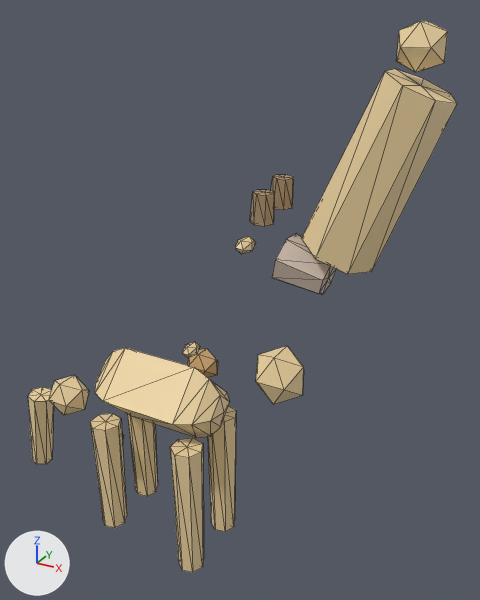
What one commit did to the glTF model public/studio/v2.15.0/d_giraffe/model.glb.
Camera for both pictures: a camera (50 mm lens) standing at (5.19, -6.97, 7.64) and looking at (1.04, 0.58, 3.87). Lighting does not change. The marker at lower left points along +X, +Y and +Z. The first picture is the older version. Mesh edges are drawn as thin lines. Where no turn or scale is listed for an object, it has been applied to the vertices.

Before the edit, the objects in view are built like this:
```python
ob_part1 = bpy.data.objects.new('part1', me_geometry_1)
ob_part1.location = (0.0, 0.0, 0.0)
ob_part11 = bpy.data.objects.new('part11', me_geometry_11)
ob_part11.location = (0.0, 0.0, 0.0)
ob_part12 = bpy.data.objects.new('part12', me_geometry_12)
ob_part12.location = (0.0, 0.0, 0.0)
ob_part14 = bpy.data.objects.new('part14', me_geometry_14)
ob_part14.location = (0.0, 0.0, 0.0)
ob_part2 = bpy.data.objects.new('part2', me_geometry_2)
ob_part2.location = (0.0, 0.0, 0.0)
ob_part4 = bpy.data.objects.new('part4', me_geometry_4)
ob_part4.location = (0.0, 0.0, 0.0)
ob_part5 = bpy.data.objects.new('part5', me_geometry_5)
ob_part5.location = (0.0, 0.0, 0.0)
ob_part7 = bpy.data.objects.new('part7', me_geometry_7)
ob_part7.location = (0.0, 0.0, 0.0)
ob_part9 = bpy.data.objects.new('part9', me_geometry_9)
ob_part9.location = (0.0, 0.0, 0.0)
# also in view: 'part8' at (1.77, -0.19, 5.5); 'part6' at (2.26, 0.0, 4.8); 'part13' at (-0.74, 0.44, 0.9); 'part15' at (-2.63, 0.0, 0.87); 'part0' at (0.0, 0.0, 2.35)
```
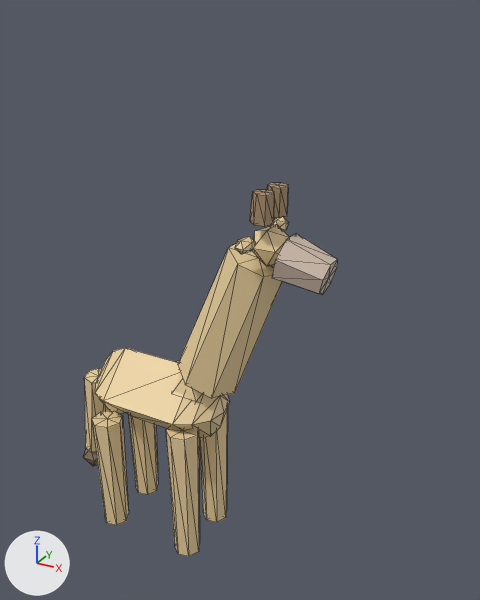
Location of each change, (x1, y1, x2, y2) in pixels of the pictures (480 x 600 px):
'part4', moved
    before: (301, 69, 457, 274)
    after: (178, 243, 282, 398)
'part12', moved
    before: (170, 438, 204, 572)
    after: (166, 426, 200, 556)
'part11', moved
    before: (207, 406, 236, 532)
    after: (199, 408, 228, 522)
'part14', moved
    before: (90, 413, 127, 528)
    after: (92, 411, 129, 525)
'part5', moved
    before: (396, 21, 448, 72)
    after: (253, 225, 289, 266)
'part15', moved
    before: (28, 387, 54, 464)
    after: (85, 368, 110, 452)
'part1', moved
    before: (256, 346, 304, 404)
    after: (174, 371, 206, 403)
'part2', moved (mostly hidden afterwards)
    before: (49, 375, 89, 415)
    after: (100, 399, 124, 414)
'part9', moved
    before: (182, 342, 200, 357)
    after: (271, 217, 289, 231)
'part16', moved (not visible before)
    after: (84, 448, 98, 466)

The change, as a list of edits to the scene's bpy script:
```text
Change me_geometry_1:
    remove me_geometry_1.from_pydata(...)  # 12 vertices, 20 faces; spans x 1.629..2.292, y -0.306..0.306, z 2.855..3.553
    add me_geometry_1.from_pydata(...)  # 12 vertices, 20 faces; spans x 0.288..0.952, y -0.306..0.306, z 2.271..2.969
    me_geometry_1 part 1: the whole mesh is moved by (-1.341, 0.0, -0.584)
Change me_geometry_2:
    remove me_geometry_2.from_pydata(...)  # 12 vertices, 20 faces; spans x -2.189..-1.576, y -0.281..0.281, z 1.449..2.044
    add me_geometry_2.from_pydata(...)  # 12 vertices, 20 faces; spans x -1.086..-0.474, y -0.281..0.281, z 1.802..2.398
    me_geometry_2 part 2: the whole mesh is moved by (1.102, 0.0, 0.353)
Change me_geometry_4:
    remove me_geometry_4.from_pydata(...)  # 16 vertices, 28 faces; spans x 2.27..3.79, y -0.45..0.45, z 4.87..7.06
    add me_geometry_4.from_pydata(...)  # 16 vertices, 28 faces; spans x 0.47..1.99, y -0.45..0.45, z 2.73..4.92
    me_geometry_4 part 3: the whole mesh is moved by (-1.8, 0.0, -2.15)
Change me_geometry_5:
    remove me_geometry_5.from_pydata(...)  # 12 vertices, 20 faces; spans x 3.145..3.621, y -0.213..0.213, z 7.063..7.522
    add me_geometry_5.from_pydata(...)  # 12 vertices, 20 faces; spans x 1.562..2.038, y -0.213..0.213, z 4.75..5.21
    me_geometry_5 part 4: the whole mesh is moved by (-1.583, 0.0, -2.313)
Change me_geometry_9:
    remove me_geometry_9.from_pydata(...)  # 12 vertices, 20 faces; spans x 0.392..0.579, y -0.02..0.286, z 3.059..3.229
    add me_geometry_9.from_pydata(...)  # 12 vertices, 20 faces; spans x 1.586..1.774, y 0.307..0.613, z 5.015..5.185
    me_geometry_9 part 5: the whole mesh is moved by (1.195, 0.327, 1.956)
Change me_geometry_11:
    remove me_geometry_11.from_pydata(...)  # 16 vertices, 28 faces; spans x 0.55..1.01, y 0.26..0.72, z -0.21..1.94
    add me_geometry_11.from_pydata(...)  # 16 vertices, 28 faces; spans x 0.44..0.9, y 0.19..0.65, z 0.0..2.15
    me_geometry_11 part 6: the whole mesh is moved by (-0.11, -0.07, 0.21)
Change me_geometry_12:
    remove me_geometry_12.from_pydata(...)  # 16 vertices, 28 faces; spans x 0.55..1.01, y -0.72..-0.26, z -0.21..1.94
    add me_geometry_12.from_pydata(...)  # 16 vertices, 28 faces; spans x 0.44..0.9, y -0.65..-0.19, z 0.0..2.15
    me_geometry_12 part 7: the whole mesh is moved by (-0.11, 0.07, 0.21)
Change me_geometry_14:
    remove me_geometry_14.from_pydata(...)  # 16 vertices, 28 faces; spans x -0.96..-0.51, y -0.67..-0.2, z -0.05..1.85
    add me_geometry_14.from_pydata(...)  # 16 vertices, 28 faces; spans x -0.94..-0.48, y -0.65..-0.19, z 0.0..1.9
    me_geometry_14 part 8: the whole mesh is moved by (0.03, 0.02, 0.05)
Change me_geometry_15:
    remove me_geometry_15.from_pydata(...)  # 16 vertices, 28 faces; spans x -2.912..-2.338, y -0.214..0.214, z 0.142..1.596
    add me_geometry_15.from_pydata(...)  # 16 vertices, 28 faces; spans x -1.578..-1.004, y -0.214..0.214, z 0.877..2.331
    me_geometry_15 part 9: the whole mesh is moved by (1.334, 0.0, 0.735)
Change me_geometry_16:
    remove me_geometry_16.from_pydata(...)  # 12 vertices, 20 faces; spans x -1.244..-0.87, y -0.187..0.187, z 0.964..1.338
    add me_geometry_16.from_pydata(...)  # 12 vertices, 20 faces; spans x -1.607..-1.233, y -0.187..0.187, z 0.553..0.927
    me_geometry_16 part 10: the whole mesh is moved by (-0.363, 0.0, -0.411)
```
